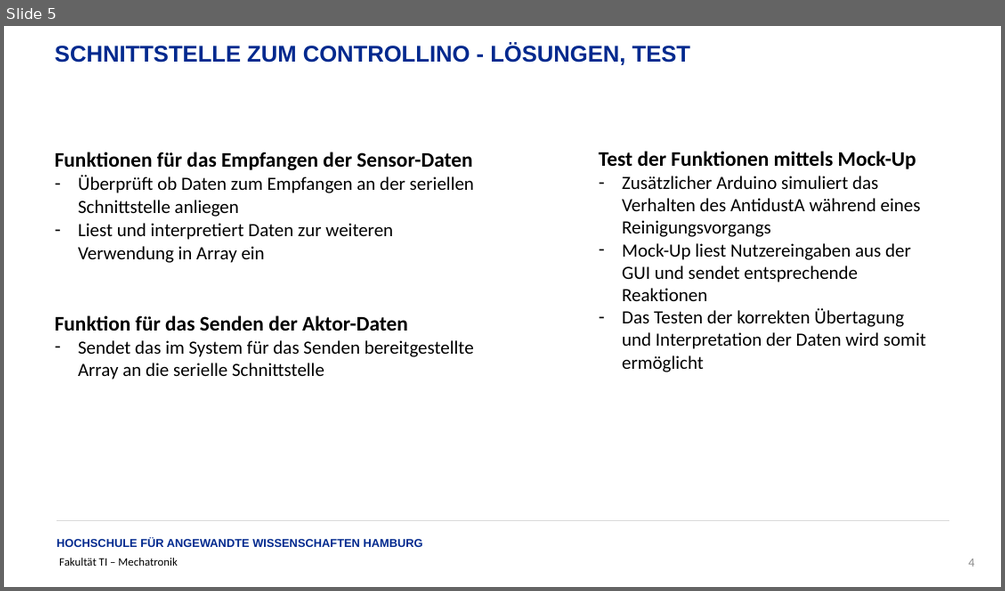
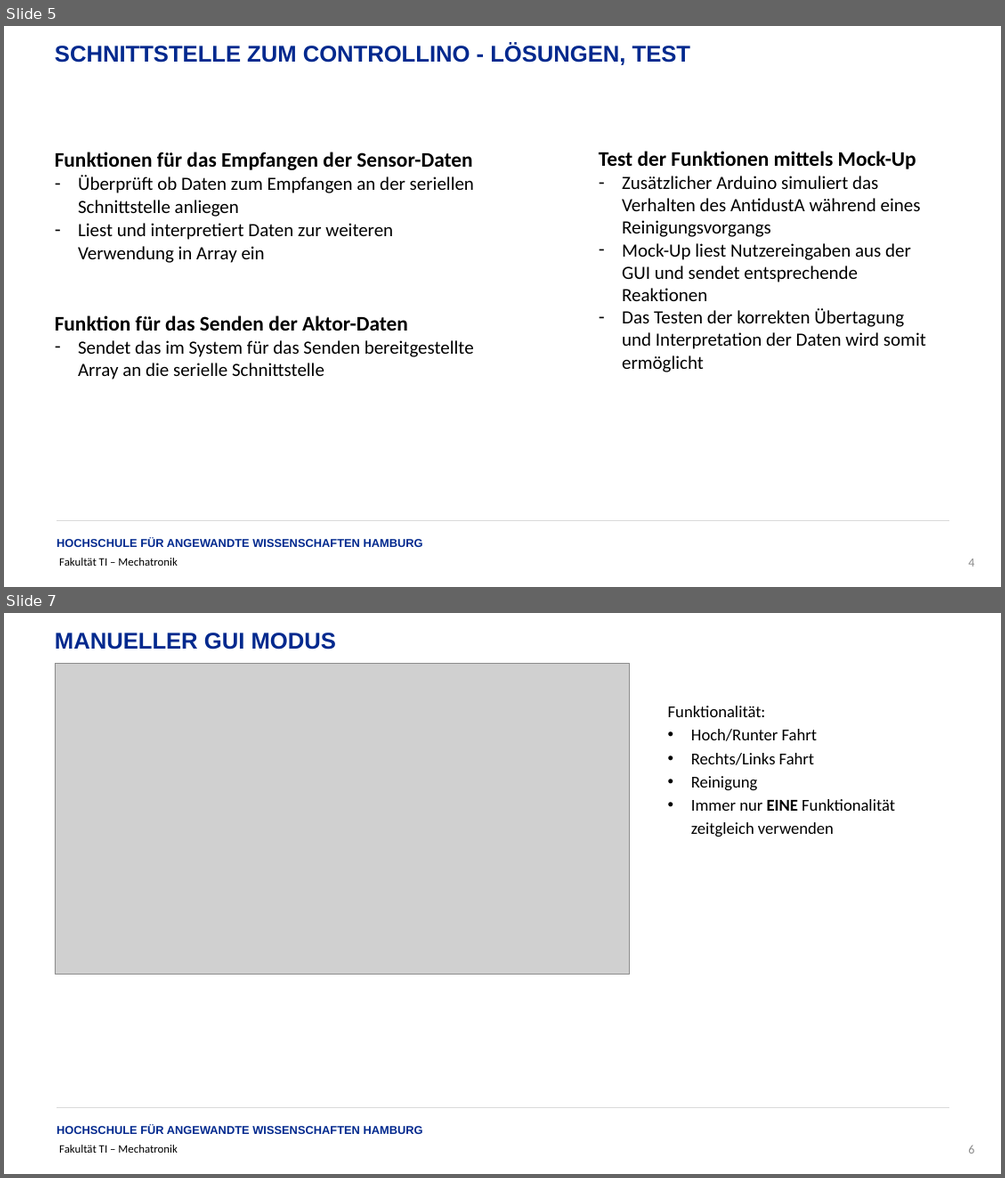
Before and after one commit to EpicKarl/mDesign, a slide deck: Doku/Präsentation/Showcase_AntidustA2.0_Fernwartung.pptx. Shown one above the other, each under a label of ours: slide 5 before the commit, slides 5 and 7 after it; the slides between them are not shown. The pictures are 1005x591 and 1005x1178 pixels, drawn with LibreOffice and Linux fonts; fonts in the diff are those of the drawing; grey boxes stand for pictures; background and template pictures are left out. Boxes give left, top, right and bottom in pixels: in the first picture for what was removed or moved away, otherwise in the second. Text is boxed around its words. In the diff, an @@ line names an element or a change of style, - is before the commit and + after.

```diff
--- a/Doku/Präsentation/Showcase_AntidustA2.0_Fernwartung.pptx
+++ b/Doku/Präsentation/Showcase_AntidustA2.0_Fernwartung.pptx
@@ slide 7 added at box(4, 613, 1001, 1174), background #FFFFFF; not listed: 3 template elements that a slide beside it also shows @@
@@ text added at box(55, 633, 336, 649), 22 pt, text #02298E, bold @@
+MANUELLER GUI MODUS
@@ picture added at box(55, 663, 630, 974) @@
@@ text added at box(668, 706, 895, 837), 16 pt, text #000000 @@
+Funktionalität:
+• Hoch/Runter Fahrt
+• Rechts/Links Fahrt
+• Reinigung
+• Immer nur EINE Funktionalität zeitgleich verwenden
@@ page number added at box(968, 1145, 974, 1153), 12 pt, text #8C8C8C @@
+6
```
Also in this commit, not shown: 3 other slides added, 1 slide removed.
